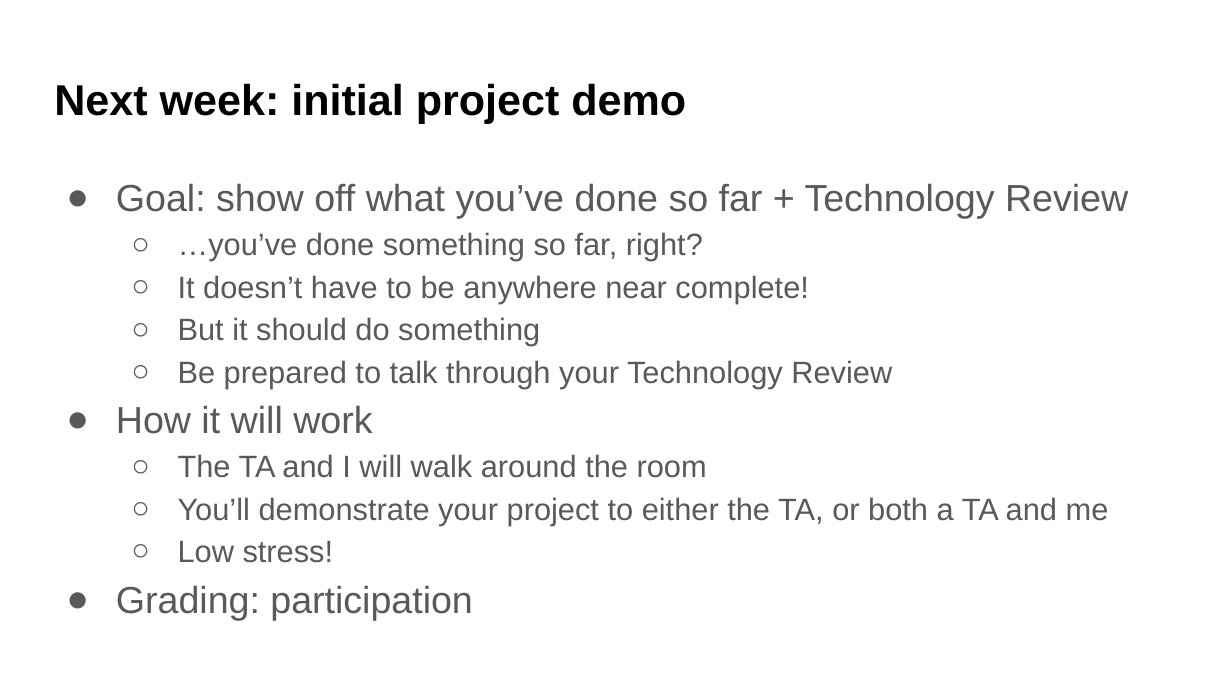
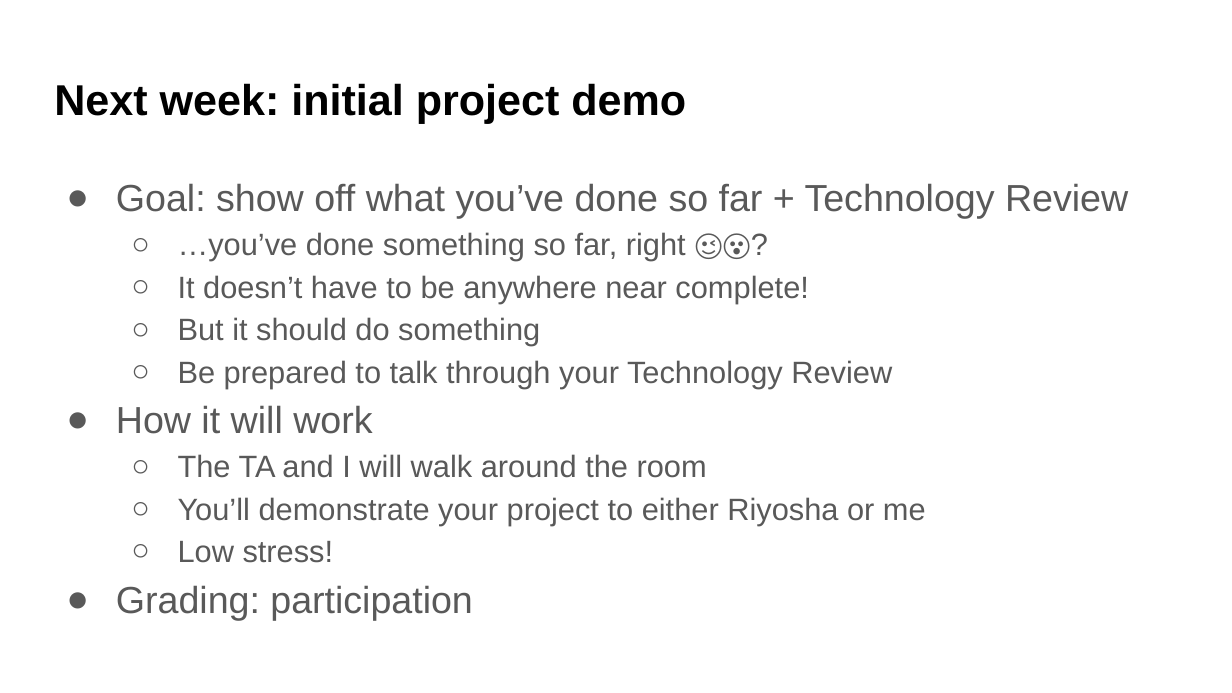
Before and after one commit to UWDATA515/lecture-materials, a slide deck: slide 4 of 07/DATA515_07_ClassUpdates.pptx (slide 5 before the commit). Drawn at 1232x693 pixels with LibreOffice and Linux fonts; fonts in the diff are those of the drawing; background and template pictures are left out. Boxes give left, top, right and bottom in pixels: in the first picture for what was removed or moved away, otherwise in the second. Text is boxed around its words. In the diff, an @@ line names an element or a change of style, - is before the commit and + after.

```diff
--- a/07/DATA515_07_ClassUpdates.pptx
+++ b/07/DATA515_07_ClassUpdates.pptx
@@ text at (178, 232, 686, 261): text changed @@
-  ○ …you’ve done something so far, right?
+  ○ …you’ve done something so far, right 😉😮?
@@ text at (178, 497, 926, 525): text changed @@
-  ○ You’ll demonstrate your project to either the TA, or both a TA and me
+  ○ You’ll demonstrate your project to either Riyosha or me
```
Also in this commit, not shown: 3 other slides changed, 5 other files.
